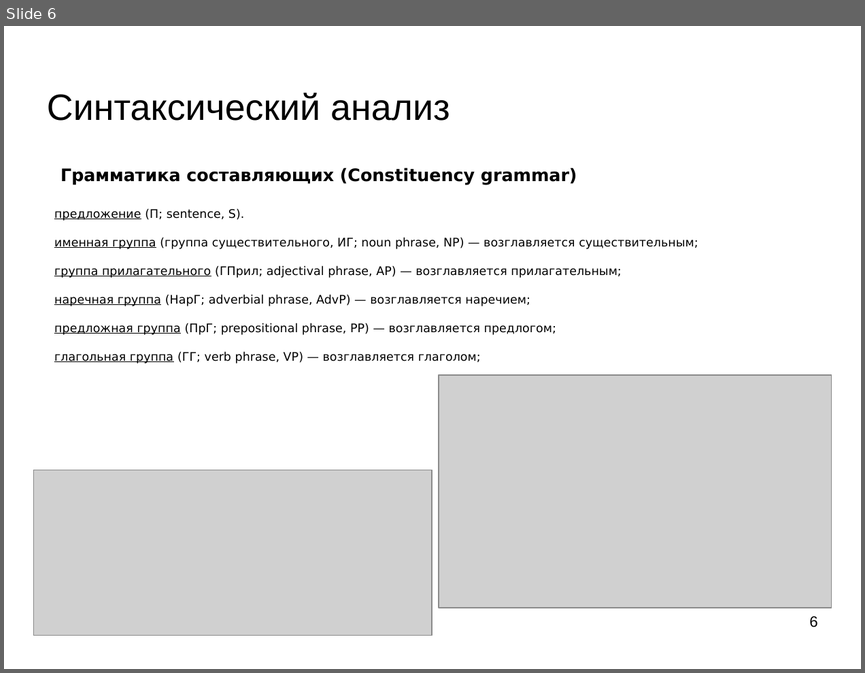
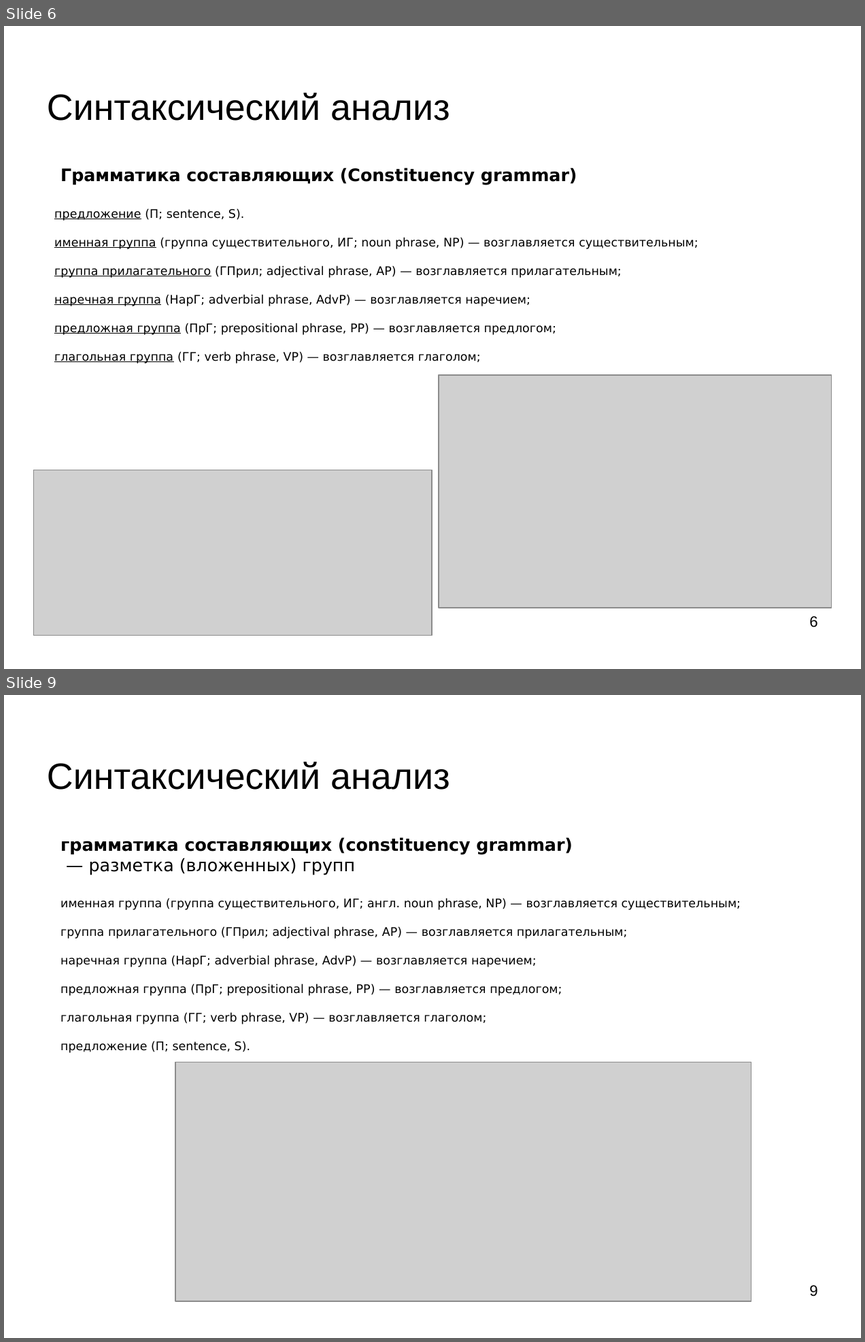
Before and after one commit to mechanoid5/ml_nlp_2023_II, a slide deck: 09-synt-grammar.odp. Shown one above the other, each under a label of ours: slide 6 before the commit, slides 6 and 9 after it; the slides between them are not shown. The pictures are 865x673 and 865x1342 pixels, drawn with LibreOffice and Linux fonts; fonts in the diff are those of the drawing; grey boxes stand for pictures; background and template pictures are left out. Boxes give left, top, right and bottom in pixels: in the first picture for what was removed or moved away, otherwise in the second. Text is boxed around its words. In the diff, an @@ line names an element or a change of style, - is before the commit and + after.

```diff
--- a/09-synt-grammar.odp
+++ b/09-synt-grammar.odp
@@ slide 9 added at (4, 695, 861, 1338), background picture (left out) @@
@@ title added at (47, 762, 450, 790), 33.9 pt, text #000000 @@
+Синтаксический анализ
@@ text added at (60, 837, 740, 1053), 11 pt, text #000000 @@
+грамматика составляющих (constituency grammar)
+— разметка (вложенных) групп
+именная группа (группа существительного, ИГ; англ. noun phrase, NP) — возглавляется существительным;
+группа прилагательного (ГПрил; adjectival phrase, AP) — возглавляется прилагательным;
+наречная группа (НарГ; adverbial phrase, AdvP) — возглавляется наречием;
+предложная группа (ПрГ; prepositional phrase, PP) — возглавляется предлогом;
+глагольная группа (ГГ; verb phrase, VP) — возглавляется глаголом;
+предложение (П; sentence, S).
@@ picture added at (175, 1062, 751, 1301) @@
@@ page number added at (809, 1285, 817, 1296), 14 pt, text #000000 @@
+9
```
Also in this commit, not shown: 1 slide changed, 29 other slides added, 18 other files.
